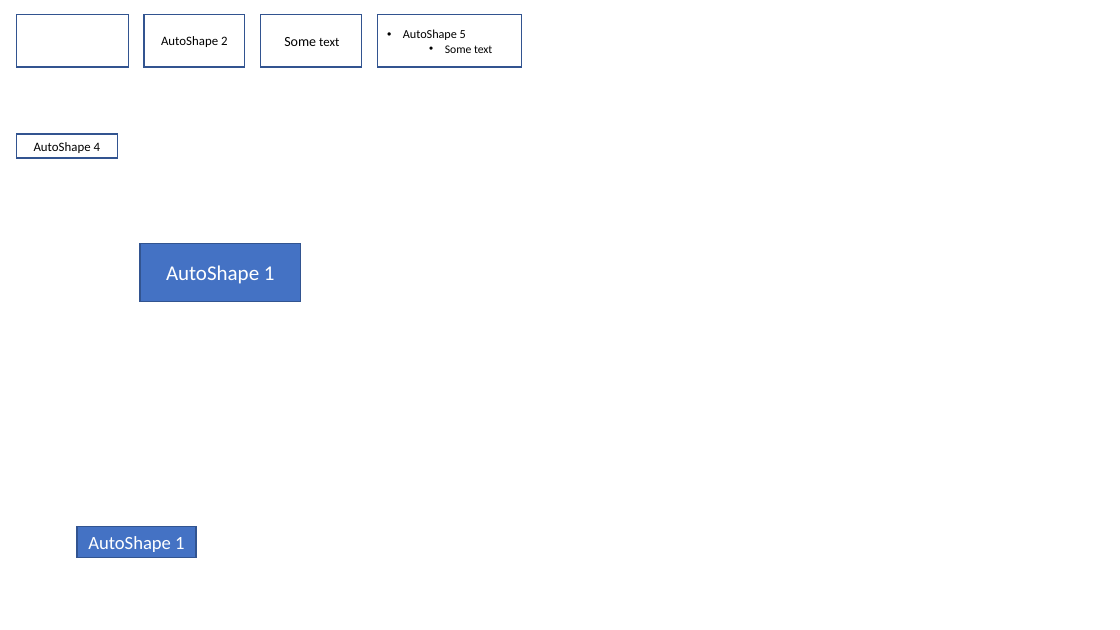
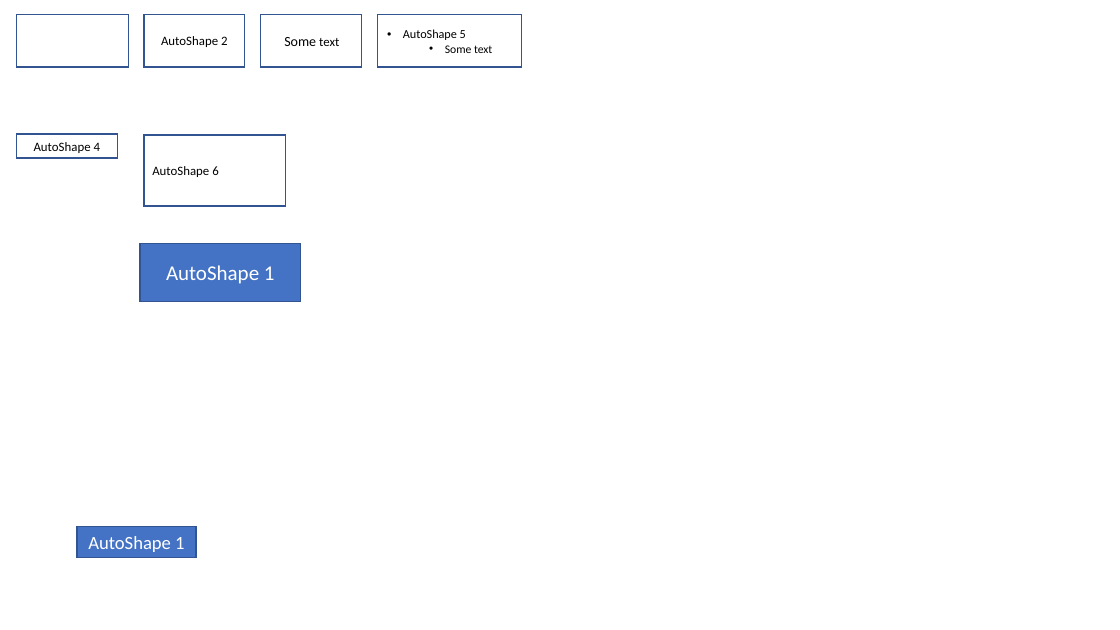
Before and after one commit to ShapeCrawler/ShapeCrawler, a slide deck: slide 1 of ShapeCrawler.Tests/Resource/autoshape/autoshape-case003.pptx. Drawn at 1120x630 pixels with LibreOffice and Linux fonts; fonts in the diff are those of the drawing. Boxes give left, top, right and bottom in pixels: in the first picture for what was removed or moved away, otherwise in the second. Text is boxed around its words. In the diff, an @@ line names an element or a change of style, - is before the commit and + after.

```diff
--- a/ShapeCrawler.Tests/Resource/autoshape/autoshape-case003.pptx
+++ b/ShapeCrawler.Tests/Resource/autoshape/autoshape-case003.pptx
@@ rectangle added at <box>144,135,286,207</box>, outline #325491 1 pt, 11 pt, text #000000 @@
+AutoShape 6
```
Also in this commit, not shown: 4 other files.
